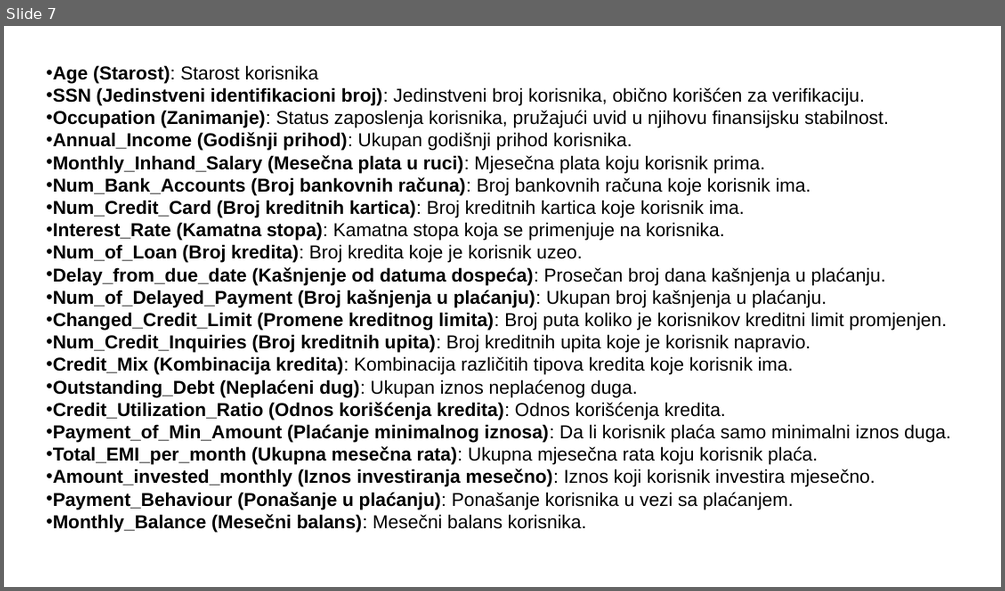
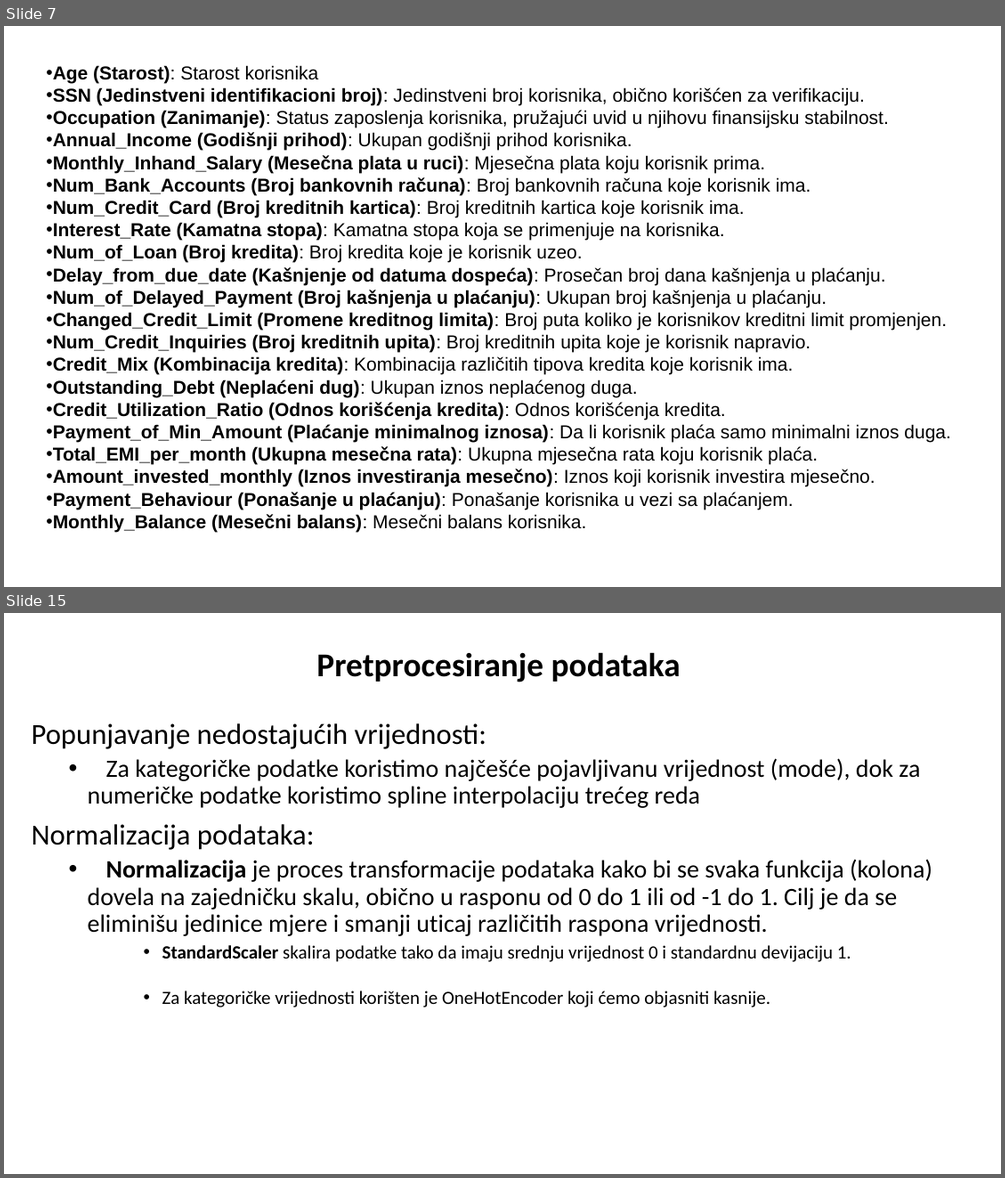
Before and after one commit to Pejanovic/ORI, a slide deck: Prezentacija.pptx. Shown one above the other, each under a label of ours: slide 7 before the commit, slides 7 and 15 after it; the slides between them are not shown. The pictures are 1005x591 and 1005x1178 pixels, drawn with LibreOffice and Linux fonts; fonts in the diff are those of the drawing. Boxes give left, top, right and bottom in pixels: in the first picture for what was removed or moved away, otherwise in the second. Text is boxed around its words. In the diff, an @@ line names an element or a change of style, - is before the commit and + after.

```diff
--- a/Prezentacija.pptx
+++ b/Prezentacija.pptx
@@ slide 15 added at box(4, 613, 1001, 1174), background #FFFFFF @@
@@ text added at box(316, 652, 680, 682), 32 pt, text #000000, bold @@
+Pretprocesiranje podataka
@@ text added at box(32, 723, 932, 1007), 24 pt, text #000000 @@
+Popunjavanje nedostajućih vrijednosti:
+  • Za kategoričke podatke koristimo najčešće pojavljivanu vrijednost (mode), dok za numeričke podatke koristimo spline interpolaciju trećeg reda
+Normalizacija podataka:
+  • Normalizacija je proces transformacije podataka kako bi se svaka funkcija (kolona) dovela na zajedničku skalu, obično u rasponu od 0 do 1 ili od -1 do 1. Cilj je da se eliminišu jedinice mjere i smanji uticaj različitih raspona vrijednosti.
+      • StandardScaler skalira podatke tako da imaju srednju vrijednost 0 i standardnu devijaciju 1.
+      • Za kategoričke vrijednosti korišten je OneHotEncoder koji ćemo objasniti kasnije.
```
Also in this commit, not shown: 27 other slides added.
